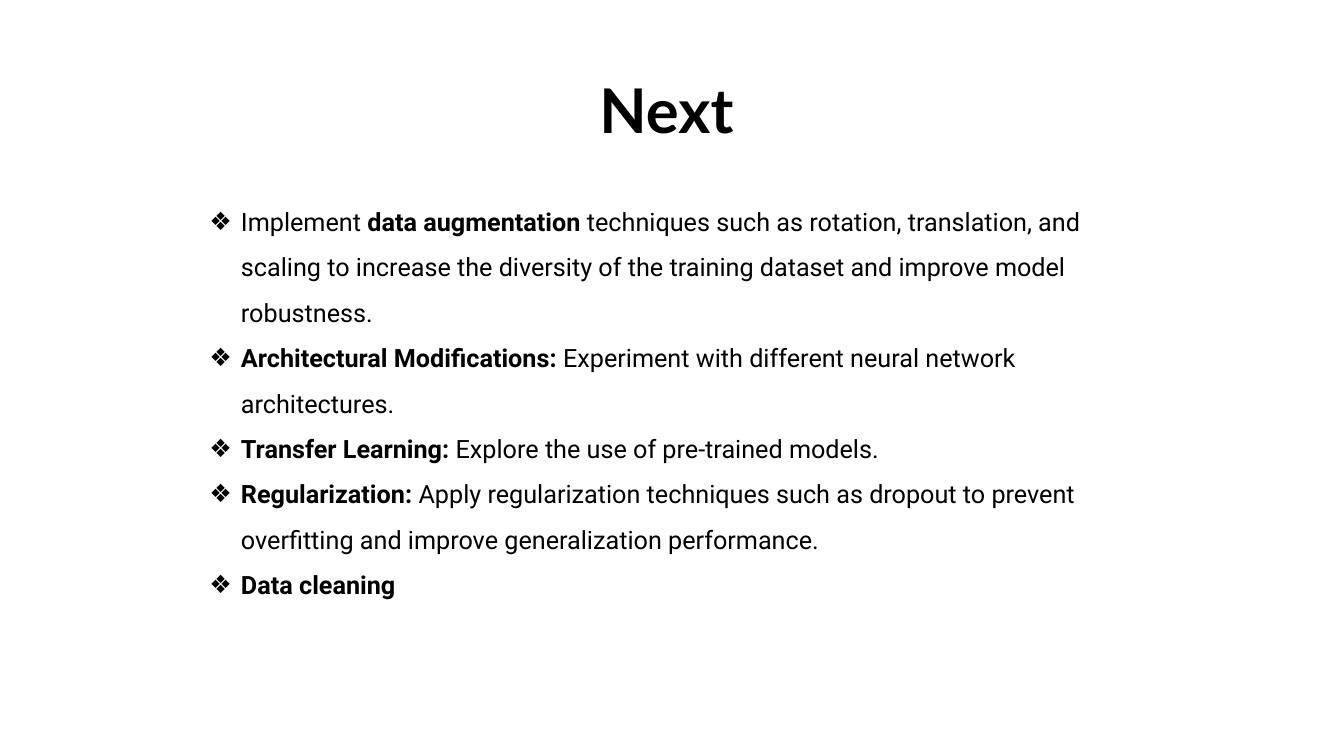
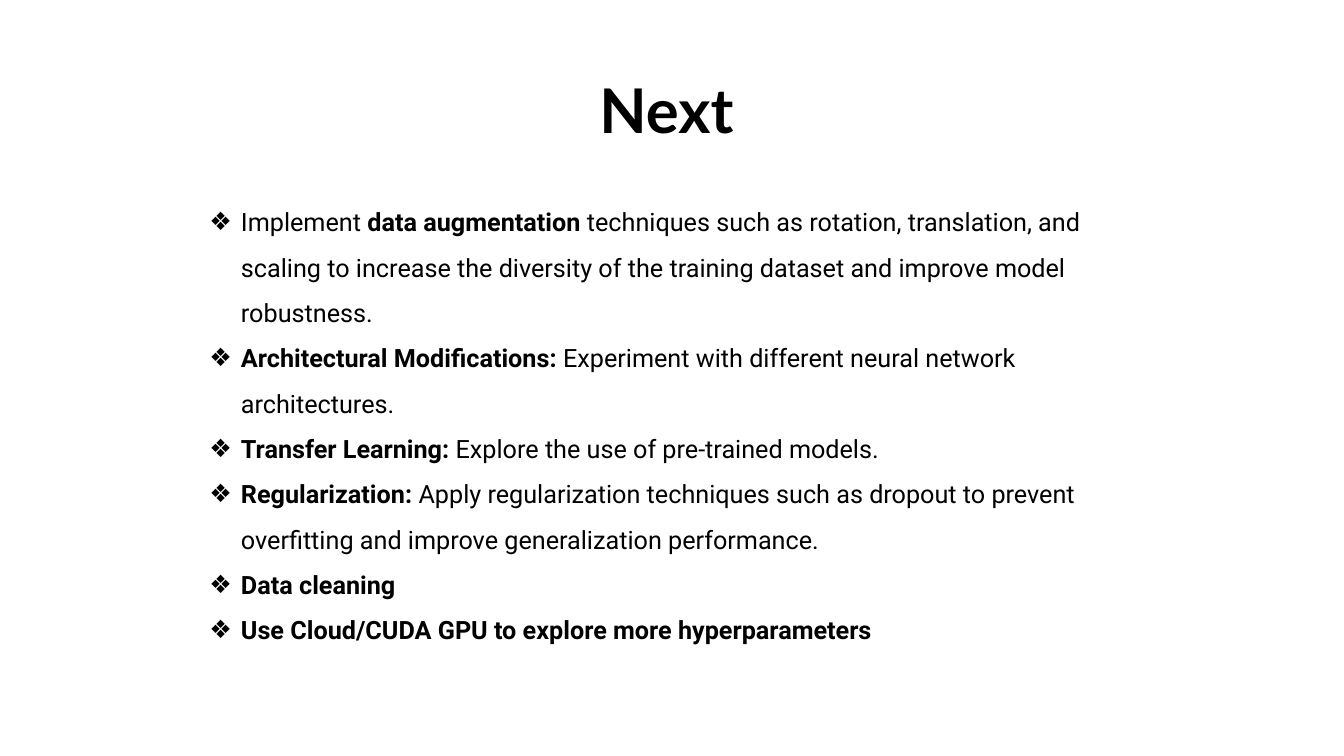
Before and after one commit to noatal345/Image_Classification_Task, a slide deck: slide 9 of results.pptx. Drawn at 1344x756 pixels with LibreOffice and Linux fonts; fonts in the diff are those of the drawing; background and template pictures are left out. Boxes give left, top, right and bottom in pixels: in the first picture for what was removed or moved away, otherwise in the second. Text is boxed around its words. In the diff, an @@ line names an element or a change of style, - is before the commit and + after.

Commit message:
ppt

```diff
--- a/results.pptx
+++ b/results.pptx
@@ text at [241,620,871,645]: paragraph added @@
+❖ Use Cloud/CUDA GPU to explore more hyperparameters
```
Also in this commit, not shown: 1 other slide changed.
